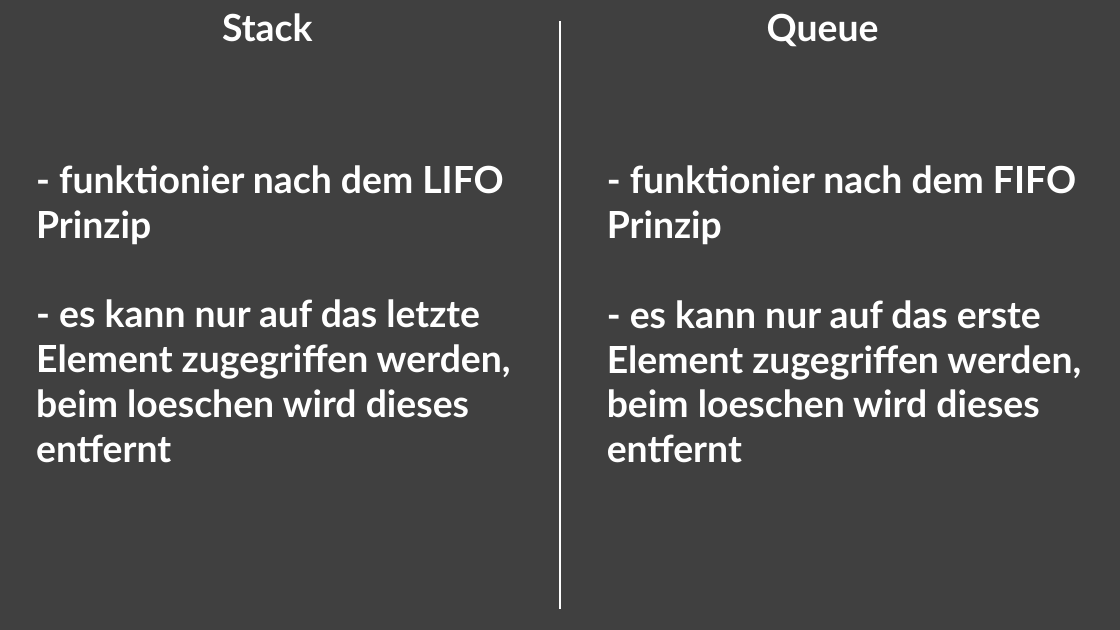
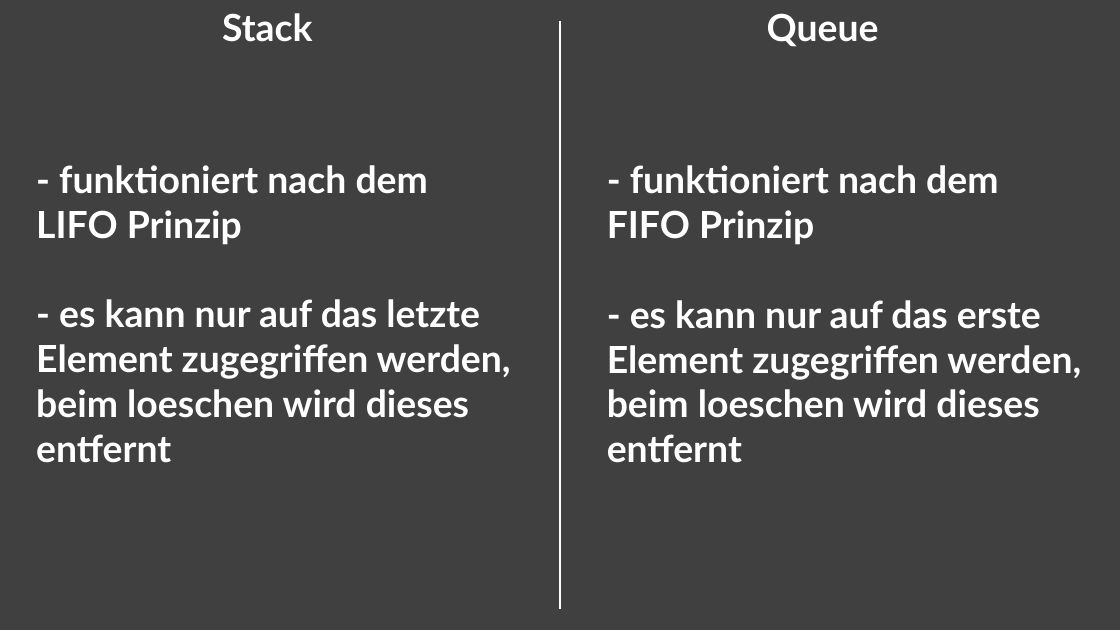
Before and after one commit to AH1M1-Org/School, a slide deck: slide 4 of Informatik/Dynamische Datenstrukturen.pptx. Drawn at 1120x630 pixels with LibreOffice and Linux fonts; fonts in the diff are those of the drawing. Boxes give left, top, right and bottom in pixels: in the first picture for what was removed or moved away, otherwise in the second. Text is boxed around its words. In the diff, an @@ line names an element or a change of style, - is before the commit and + after.

```diff
--- a/Informatik/Dynamische Datenstrukturen.pptx
+++ b/Informatik/Dynamische Datenstrukturen.pptx
@@ text at [36,165,428,245]: text changed @@
-- funktionier nach dem LIFO Prinzip
+- funktioniert nach dem LIFO Prinzip
@@ text at [607,165,998,245]: text changed @@
-- funktionier nach dem FIFO Prinzip
+- funktioniert nach dem FIFO Prinzip
```
Also in this commit, not shown: 2 other slides changed, 13 other files.
